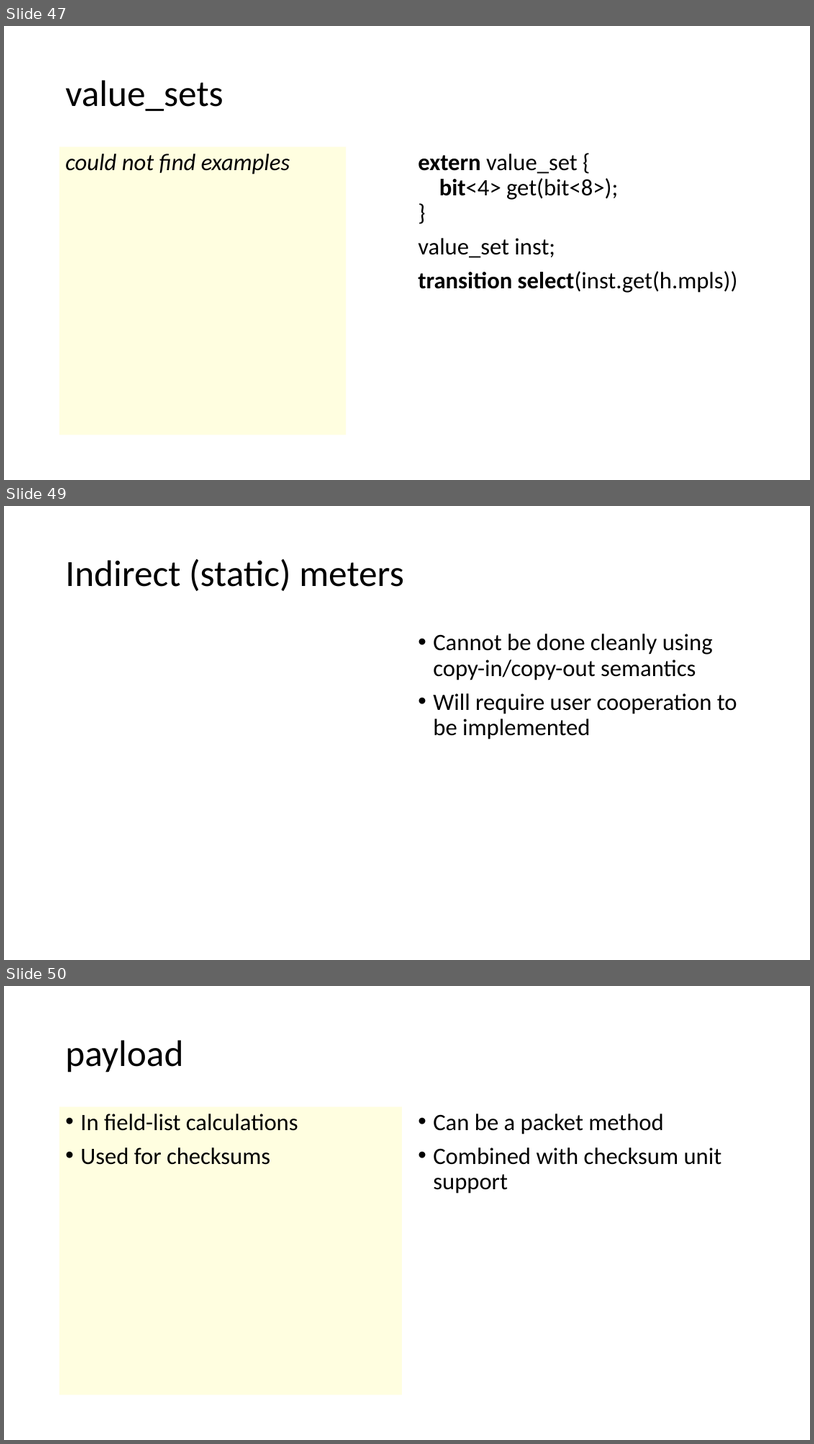
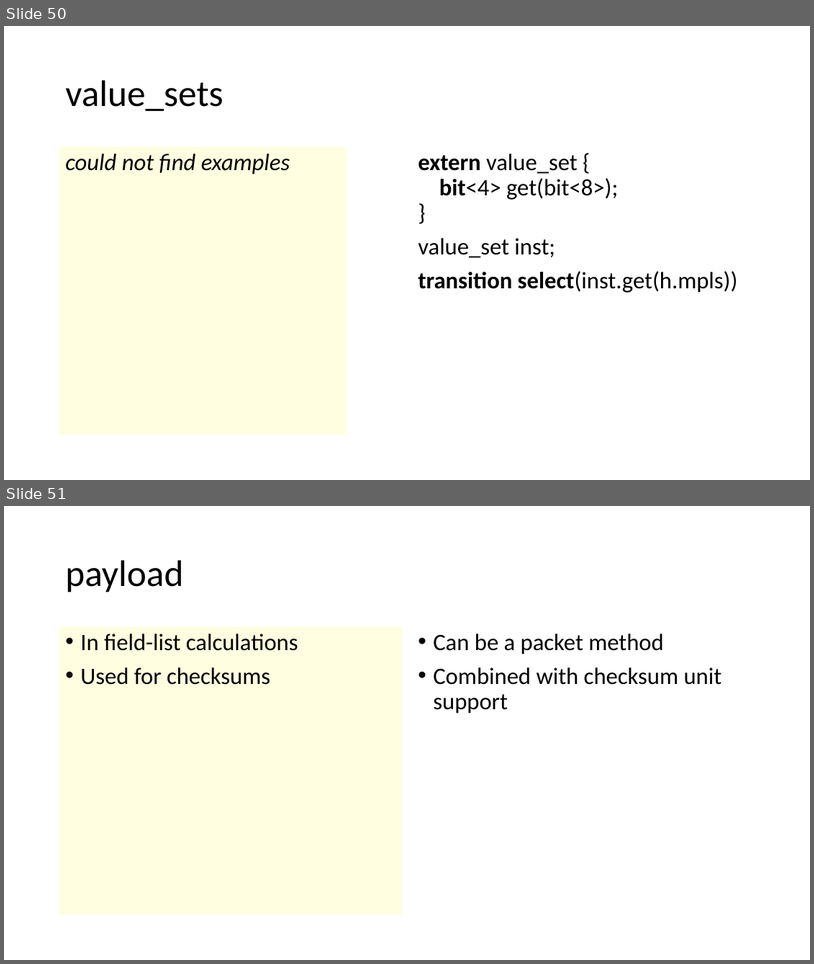
Before and after one commit to p4lang/p4c, a slide deck: docs/migration-guide.pptx. Shown one above the other, each under a label of ours: slides 47, 49 and 50 before the commit, slides 50 and 51 after it; the slides between them are not shown. The pictures are 814x1444 and 814x964 pixels, drawn with LibreOffice and Linux fonts; fonts in the diff are those of the drawing. Boxes give left, top, right and bottom in pixels: in the first picture for what was removed or moved away, otherwise in the second. Text is boxed around its words. In the diff, an @@ line names an element or a change of style, - is before the commit and + after.

```diff
--- a/docs/migration-guide.pptx
+++ b/docs/migration-guide.pptx
@@ slide 49 removed at (4, 506, 810, 960), background #FFFFFF @@
@@ title removed at (65, 559, 404, 591) @@
-Indirect (static) meters
@@ text removed at (433, 633, 738, 739) @@
-• Cannot be done cleanly using copy-in/copy-out semantics
-• Will require user cooperation to be implemented
@@ what was slide 47 is now slide 50 @@
@@ what was slide 50 is now slide 51 @@
```
Also in this commit, not shown: 1 slide changed, 2 slides added.
